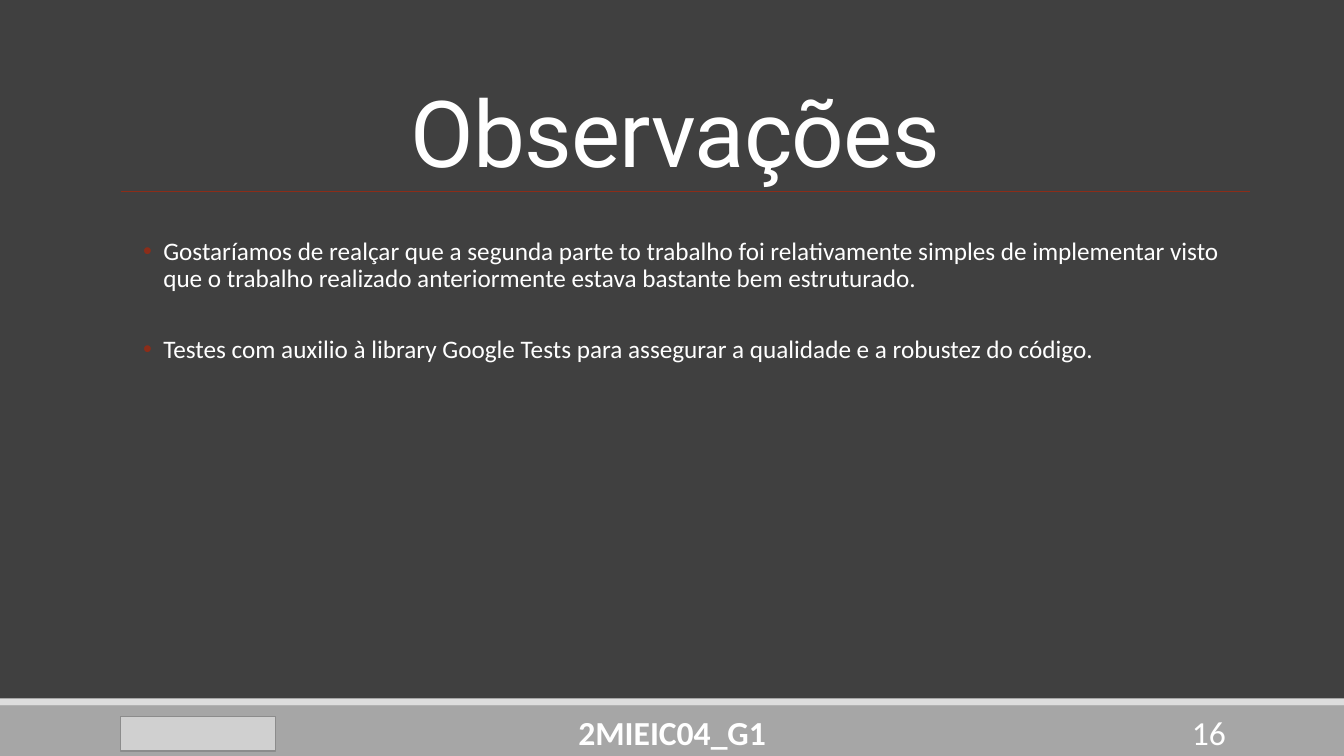
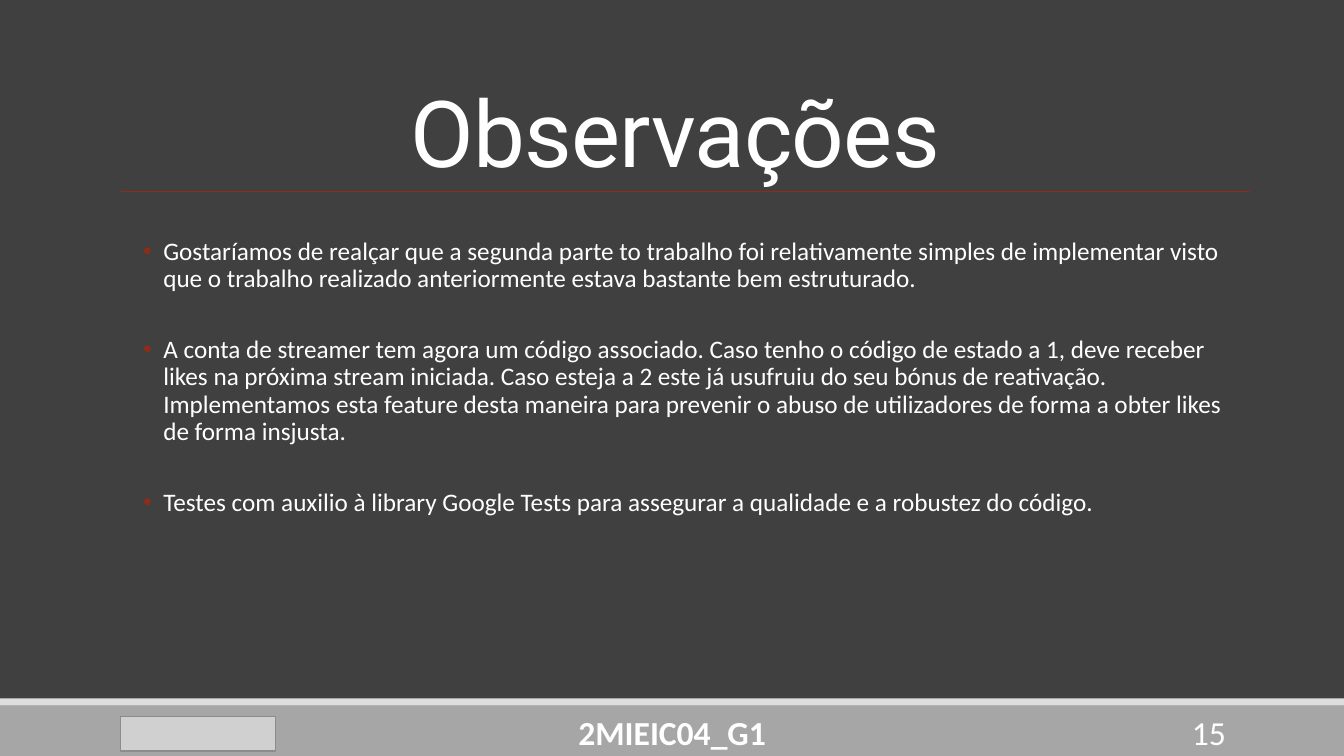
Before and after one commit to DoStini/FEUP-AEDA-proj, a slide deck: slide 15 of StreamZ__P2.pptx (slide 16 before the commit). Drawn at 1344x756 pixels with LibreOffice and Linux fonts; fonts in the diff are those of the drawing; grey boxes stand for pictures. Boxes give left, top, right and bottom in pixels: in the first picture for what was removed or moved away, otherwise in the second. Text is boxed around its words. In the diff, an @@ line names an element or a change of style, - is before the commit and + after.

```diff
--- a/StreamZ__P2.pptx
+++ b/StreamZ__P2.pptx
@@ text at (163,340,1221,445): paragraph added @@
+  • A conta de streamer tem agora um código associado. Caso tenho o código de estado a 1, deve receber likes na próxima stream iniciada. Caso esteja a 2 este já usufruiu do seu bónus de reativação. Implementamos esta feature desta maneira para prevenir o abuso de utilizadores de forma a obter likes de forma insjusta.
@@ page number at (1192,723,1226,745): text changed @@
-16
+15
```
Also in this commit, not shown: 4 other slides changed, 1 slide removed.
